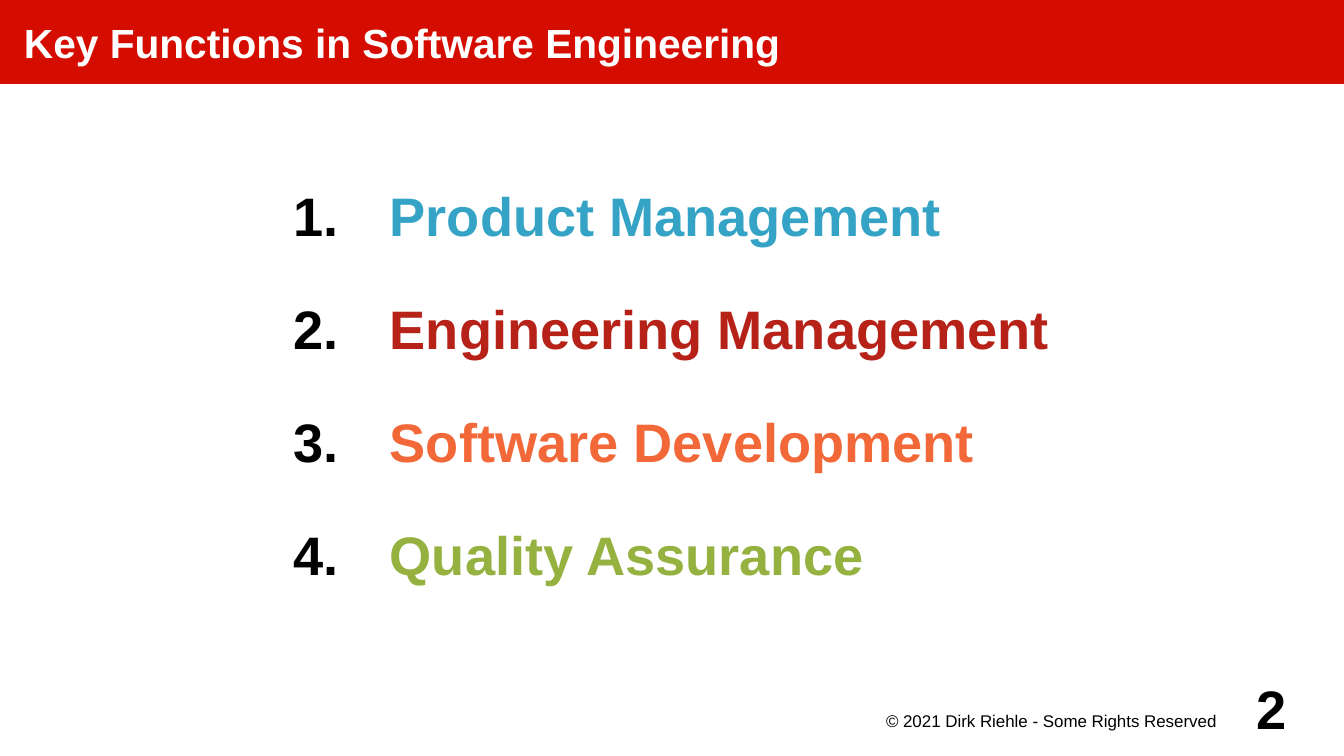
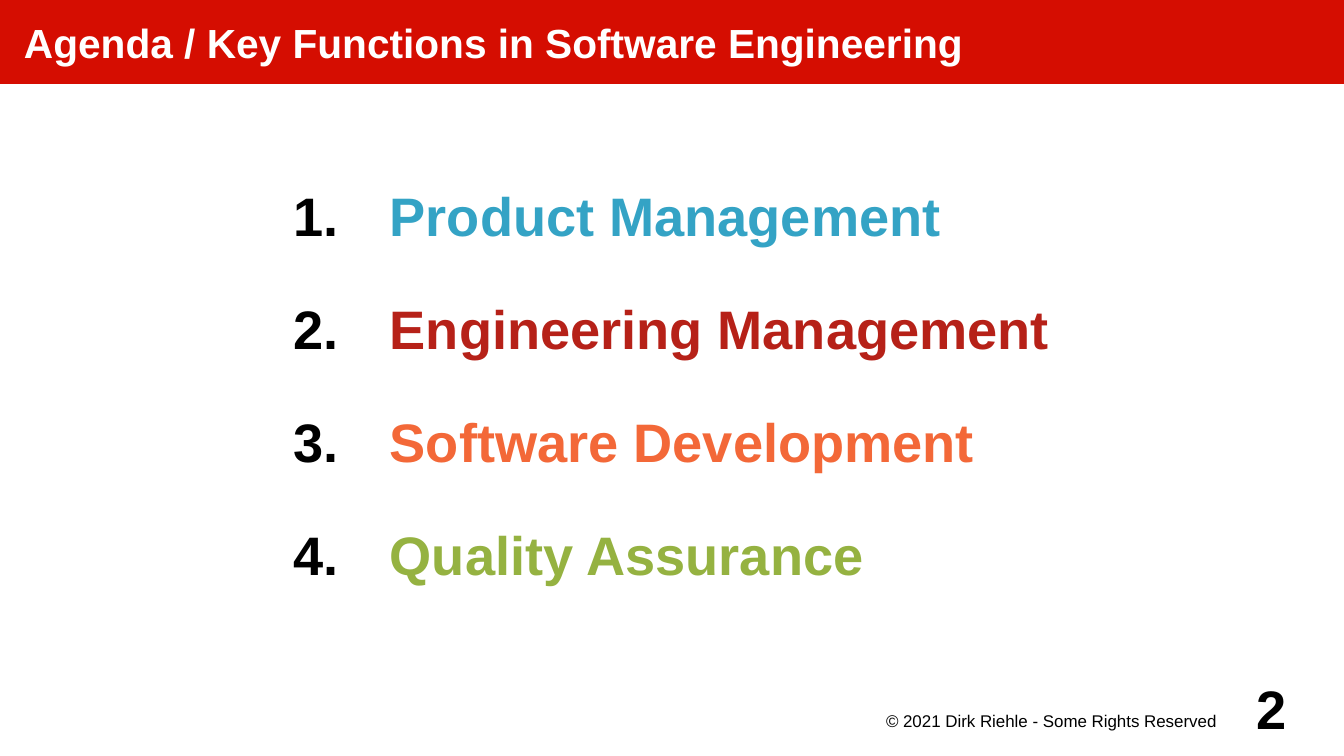
Before and after one commit to dirkriehle/amos-course, a slide deck: slide 2 of Lecture slides/AMOS C01 - Software Processes.odp. Drawn at 1344x756 pixels with LibreOffice and Linux fonts; fonts in the diff are those of the drawing. Boxes give left, top, right and bottom in pixels: in the first picture for what was removed or moved away, otherwise in the second. Text is boxed around its words. In the diff, an @@ line names an element or a change of style, - is before the commit and + after.

```diff
--- a/Lecture slides/AMOS C01 - Software Processes.odp
+++ b/Lecture slides/AMOS C01 - Software Processes.odp
@@ title at box(24, 28, 963, 65): text changed @@
-Key Functions in Software Engineering
+Agenda / Key Functions in Software Engineering
```
Also in this commit, not shown: 5 other slides changed, 4 slides added, 5 other files.
